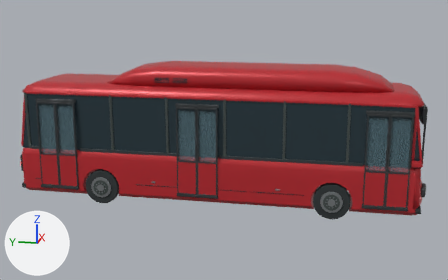
What one commit did to the glTF model vehicles/city_bus.glb.
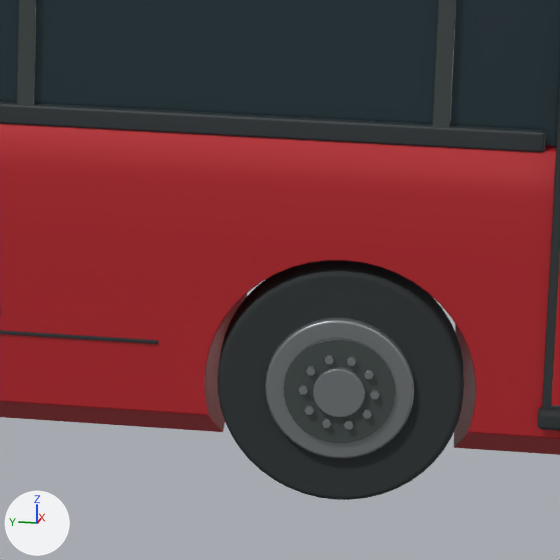
The first picture shows the older version from a camera (50 mm lens) standing at (-16.1, -3.37, 5.64) and looking at (-0.03, -0.16, 1.62). The close-ups show the older and then the newer version on the part from 62% to 81% of the width and 51% to 82% of the height of that picture. Only the edits that show in the close-ups are written down. Arrows for +X, +Y and +Z are at lower left; the lights stay in place. Where no turn or scale is listed for an object, it has been applied to the vertices.

In view in the first close-up: 'Cabin', 'Däck', 'Lower skirt panel seam.001', 'Painted bodyshell', 'Passenger door upright.003', 'Pressed steel wheel', 'Raised hub cap', 'Wheel centre dish', 'Window pillar.002', 'Window pillar.004', 'Window sill graphite trim.001' and 13 more.
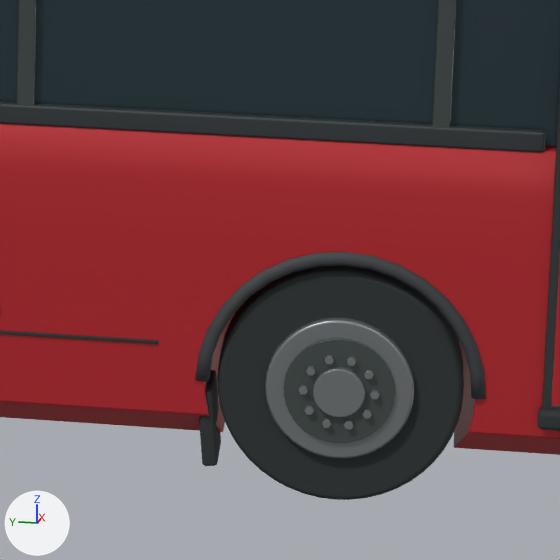
Changed parts and their boxes (x1, y1, x2, y2) in the close-ups (560 x 560 px):
'Shaped wheel arch moulding', added
    after: (195, 252, 486, 399)
'Wheel spray flap', added
    after: (199, 370, 221, 466)

Patch to the scene script:
```diff
--- a/vehicles/city_bus.glb.py
+++ b/vehicles/city_bus.glb.py
@@ mat_tire_rubber_005 @@
+mat_tire_rubber_005 = principled_material('Tire rubber.005')
+mat_tire_rubber_005.base_color = (0.025, 0.032, 0.034)  # dark grey #2c3234
+mat_tire_rubber_005.metallic = 0.02
+mat_tire_rubber_005.roughness = 0.87
@@ mat_wheel_arch_textured_polymer @@
+mat_wheel_arch_textured_polymer = principled_material('Wheel arch textured polymer')
+mat_wheel_arch_textured_polymer.base_color = (0.046, 0.052, 0.057)  # dark grey #3d4044
+mat_wheel_arch_textured_polymer.metallic = 0.08
+mat_wheel_arch_textured_polymer.roughness = 0.69
@@ me_kub_079 @@
+me_kub_079.from_pydata(...)  # 96 vertices, 188 faces; spans x -0.13..0.13, y -0.043..0.043, z -0.153..0.153
+me_kub_079.materials.append(mat_tire_rubber_005)  # dark grey #2c3234
@@ me_shaped_wheel_arch_moulding @@
+me_shaped_wheel_arch_moulding.from_pydata(...)  # 85 vertices, 166 faces; spans x -1.26..-1.185, y -3.663..-2.577, z 0.46..1.003
+me_shaped_wheel_arch_moulding.materials.append(mat_wheel_arch_textured_polymer)  # dark grey #3d4044
@@ ob_wheel_spray_flap @@
+ob_wheel_spray_flap = bpy.data.objects.new('Wheel spray flap', me_kub_079)
+ob_wheel_spray_flap.location = (-1.097, -2.63, 0.258)
@@ ob_shaped_wheel_arch_moulding @@
+ob_shaped_wheel_arch_moulding = bpy.data.objects.new('Shaped wheel arch moulding', me_shaped_wheel_arch_moulding)
+ob_shaped_wheel_arch_moulding.location = (0.0, 0.0, 0.0)
```
